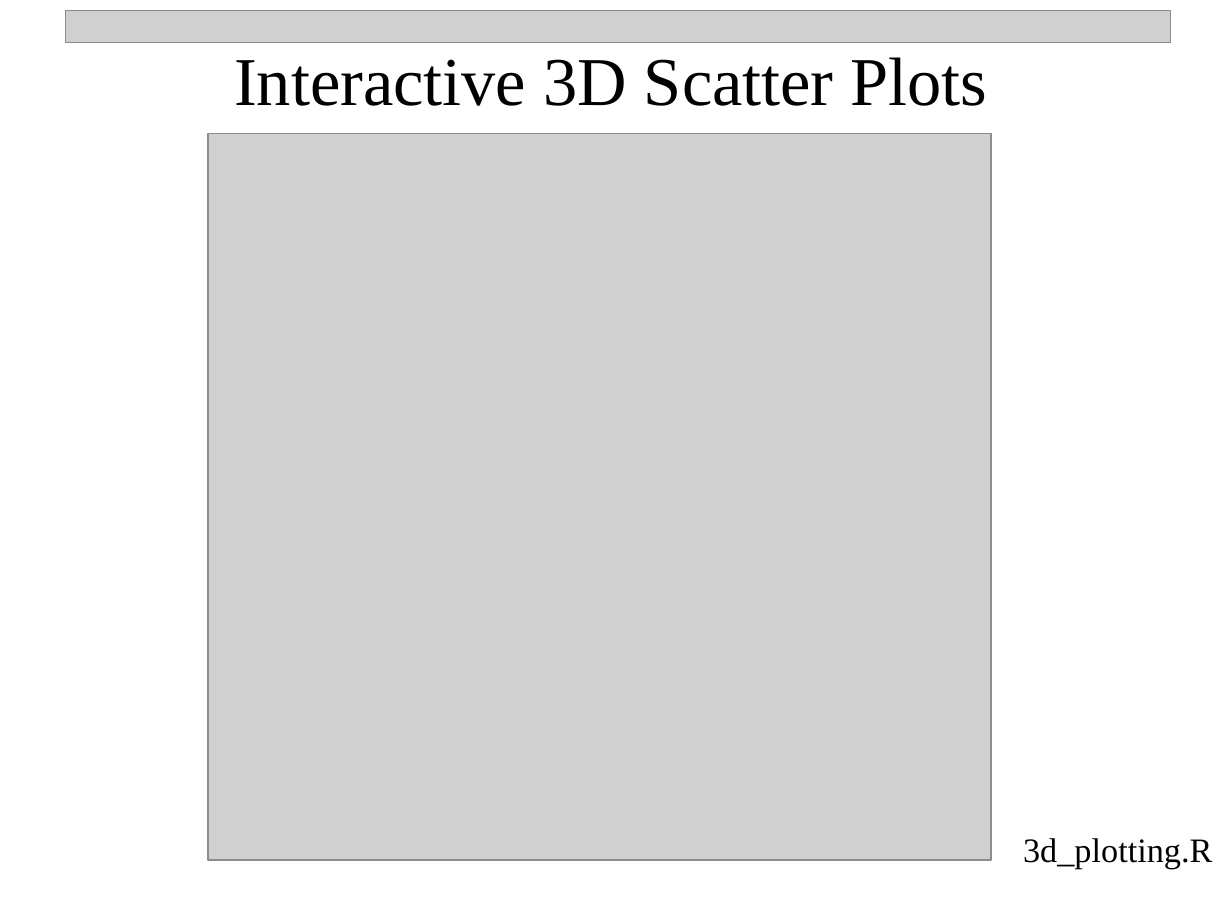
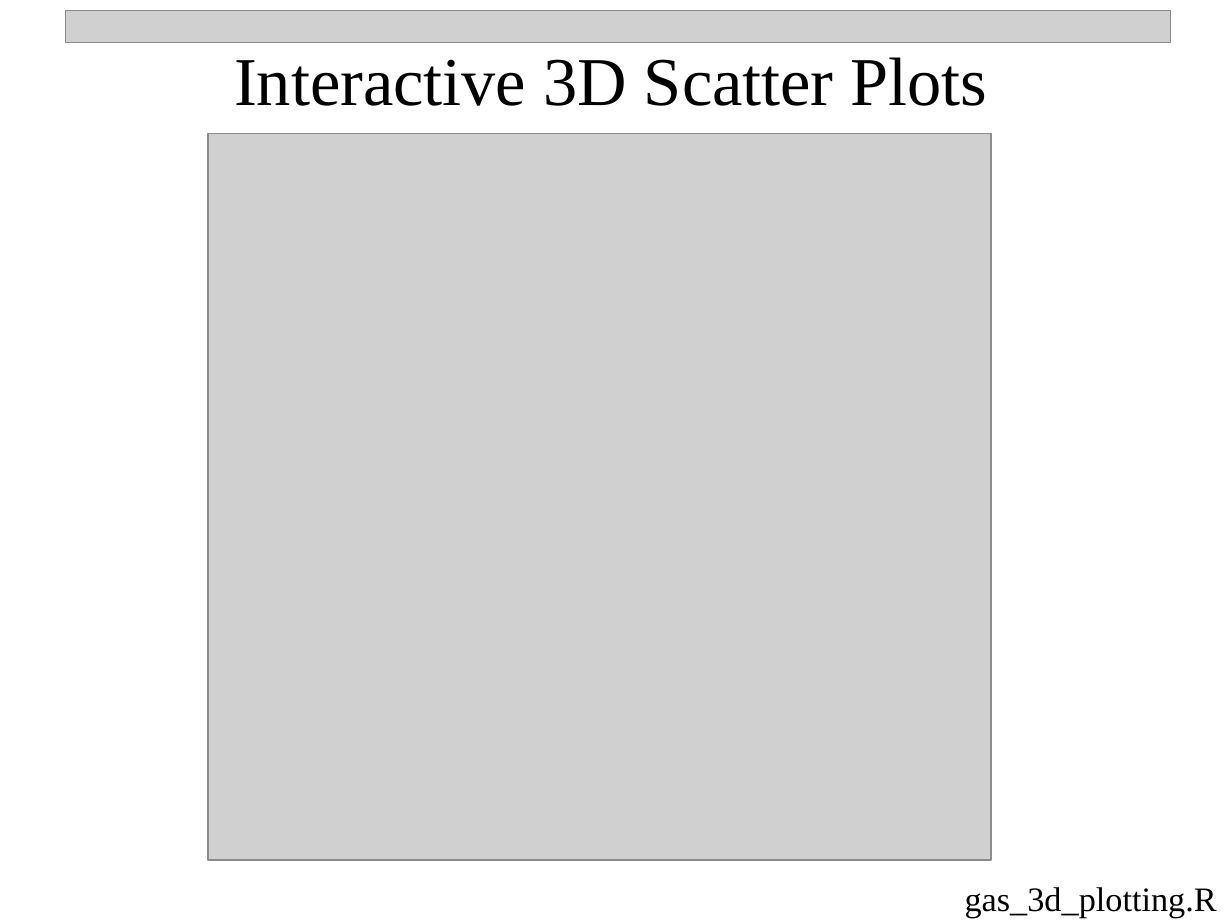
Before and after one commit to npetraco/709, a slide deck: slide 13 of Notes/2_basic_graphs_v1.pptx. Drawn at 1232x924 pixels with LibreOffice and Linux fonts; fonts in the diff are those of the drawing; grey boxes stand for pictures. Boxes give left, top, right and bottom in pixels: in the first picture for what was removed or moved away, otherwise in the second. Text is boxed around its words. In the diff, an @@ line names an element or a change of style, - is before the commit and + after.

```diff
--- a/Notes/2_basic_graphs_v1.pptx
+++ b/Notes/2_basic_graphs_v1.pptx
@@ text at (965, 887, 1217, 918): text changed @@
-3d_plotting.R
+gas_3d_plotting.R
```
Also in this commit, not shown: 5 other slides changed, 27 other files.
